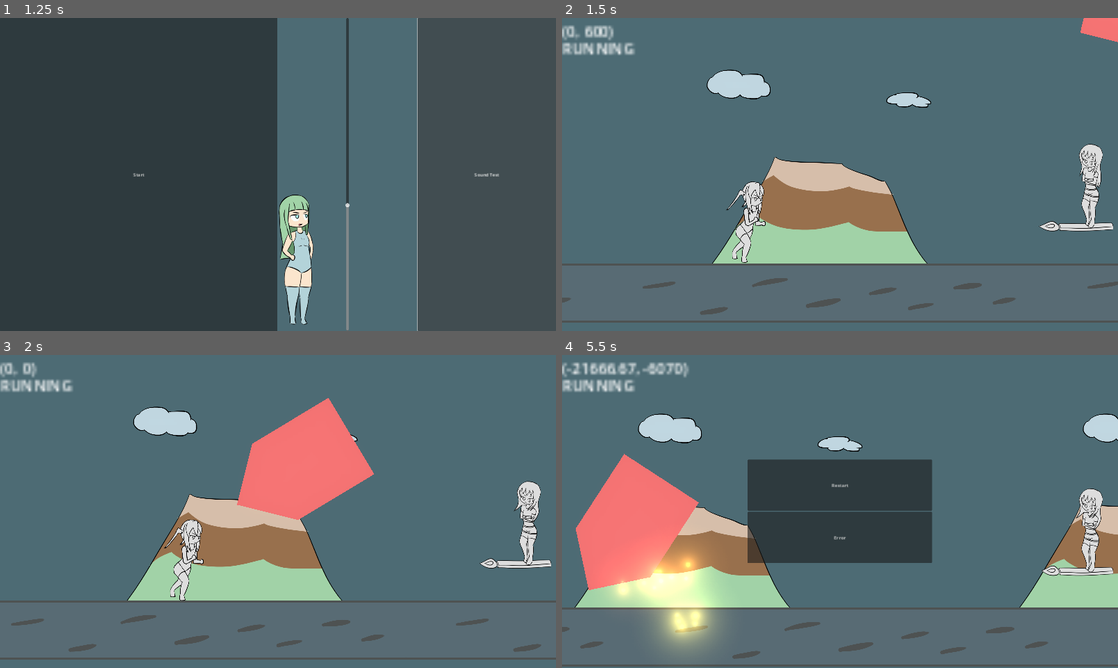
Above: before the commit, frames 1-4 (two rows, left to right).
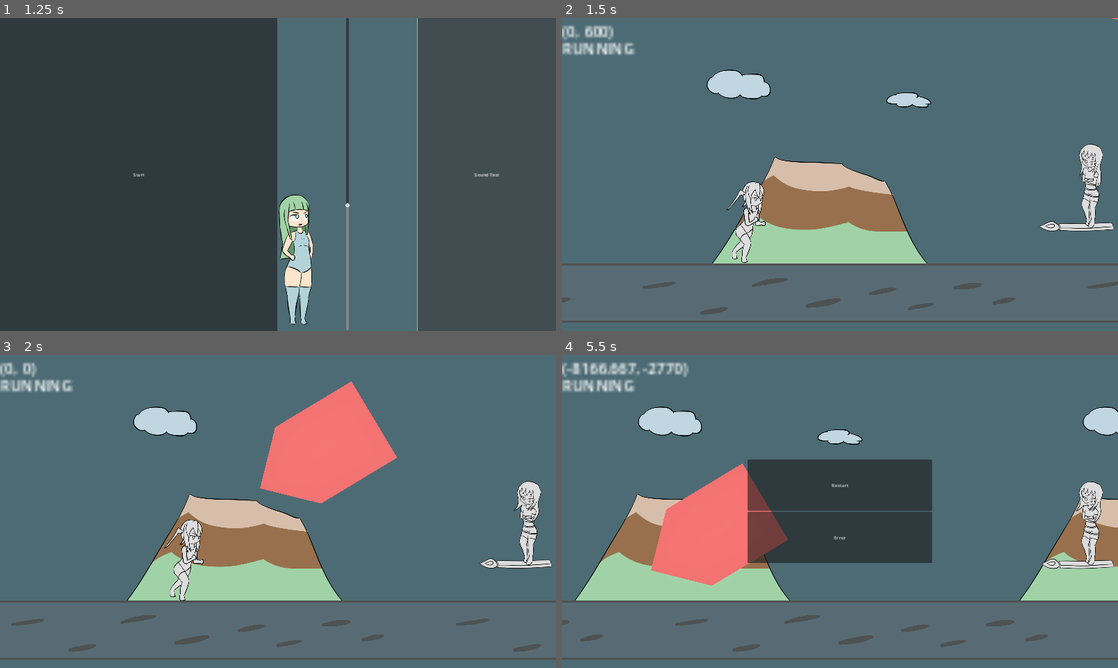
Above: after the commit, the same moments.

Repository: BeatMil/Animurun
Game: Godot game, scene res://scenes/main_menu.tscn
The game is run twice, just before and just after one commit, with the same random seed, the same clock (stepped at 60 frames per second) and the same inputs.
Inputs:
- Up to frame 1 (1.25 s): click "Sound Test" at 0.5 s
- Up to frame 2 (1.5 s): click "Start" at 1.25 s
- Up to frame 3 (2 s): no input
- Up to frame 4 (5.5 s): hold L (attack) 2.03-2.78 s; hold D (move_right) 2.03-3.5 s; tap Space (jump) at 2.27, 3.02 s; tap J (block) at 2.85 s; click "Restart" at 3.5 s; click "Restart" at 4.25 s; click "Restart" at 5 s

Frame 1 is identical in both runs. In frame 2, 0.4% of the frame differs, in the area x 93-100%, y 0-8%; in frame 3, 3.0%; in frame 4, 21%, in the area x 0-100%, y 2-100%.

Commit message:
Tank bomb now explose on hit chiichan

Diff:
--- a/nodes/tank_bomb.tscn
+++ b/nodes/tank_bomb.tscn
@@ -1,8 +1,38 @@
-[gd_scene load_steps=7 format=3 uid="uid://dld4r3a065u52"]
+[gd_scene load_steps=8 format=3 uid="uid://dld4r3a065u52"]
 
 [ext_resource type="Script" path="res://scripts/tank_bomb.gd" id="1_gg5uj"]
 [ext_resource type="AudioStream" uid="uid://c3ro5b1wtd6bi" path="res://media/sfx/missile01.wav" id="2_d8s5q"]
 [ext_resource type="AudioStream" uid="uid://bljh1srovcvs8" path="res://media/sfx/explosion16.wav" id="3_ftttx"]
+
+[sub_resource type="Animation" id="Animation_602ly"]
+resource_name = "explode"
+tracks/0/type = "audio"
+tracks/0/imported = false
+tracks/0/enabled = true
+tracks/0/path = NodePath("AnimationPlayer/AudioStreamPlayer")
+tracks/0/interp = 1
+tracks/0/loop_wrap = true
+tracks/0/keys = {
+"clips": [{
+"end_offset": 0.0,
+"start_offset": 0.0,
+"stream": ExtResource("3_ftttx")
+}],
+"times": PackedFloat32Array(0)
+}
+tracks/0/use_blend = true
+tracks/1/type = "value"
+tracks/1/imported = false
+tracks/1/enabled = true
+tracks/1/path = NodePath("Polygon2D:self_modulate")
+tracks/1/interp = 1
+tracks/1/loop_wrap = true
+tracks/1/keys = {
+"times": PackedFloat32Array(0, 0.1),
+"transitions": PackedFloat32Array(1, 1),
+"update": 0,
+"values": [Color(1, 1, 1, 1), Color(1, 1, 1, 0)]
+}
 
 [sub_resource type="Animation" id="Animation_l0i6w"]
 resource_name = "go"
@@ -22,26 +52,24 @@
 }
 tracks/0/use_blend = true
 
-[sub_resource type="Animation" id="Animation_602ly"]
-resource_name = "explode"
-tracks/0/type = "audio"
+[sub_resource type="Animation" id="Animation_0cn68"]
+length = 0.001
+tracks/0/type = "value"
 tracks/0/imported = false
 tracks/0/enabled = true
-tracks/0/path = NodePath("AnimationPlayer/AudioStreamPlayer")
+tracks/0/path = NodePath("Polygon2D:self_modulate")
 tracks/0/interp = 1
 tracks/0/loop_wrap = true
 tracks/0/keys = {
-"clips": [{
-"end_offset": 0.0,
-"start_offset": 0.0,
-"stream": ExtResource("3_ftttx")
-}],
-"times": PackedFloat32Array(0)
+"times": PackedFloat32Array(0),
+"transitions": PackedFloat32Array(1),
+"update": 0,
+"values": [Color(1, 1, 1, 1)]
 }
-tracks/0/use_blend = true
 
 [sub_resource type="AnimationLibrary" id="AnimationLibrary_pld70"]
 _data = {
+"RESET": SubResource("Animation_0cn68"),
 "explode": SubResource("Animation_602ly"),
 "go": SubResource("Animation_l0i6w")
 }
--- a/scenes/forest.tscn
+++ b/scenes/forest.tscn
@@ -1962,7 +1962,7 @@
 position = Vector2(1600, 704)
 
 [node name="TankSpawnPos" type="Marker2D" parent="Markers"]
-position = Vector2(2430, -319)
+position = Vector2(2529, -390)
 
 [node name="SpawnTimer" type="Timer" parent="."]
 wait_time = 0.5
--- a/scripts/tank_bomb.gd
+++ b/scripts/tank_bomb.gd
@@ -33,12 +33,14 @@
 	if body.is_in_group("chiichan"):
 		body.set_state(body.States.RUNNING) # chiichan can't parry this
 		body.push(Vector2(-9000, -1900))
+		apply_central_impulse(Vector2(1500, 0))
 
 	if body.is_in_group("ground"):
 		apply_central_impulse(Vector2(-1500, 0))
-		$"../CameraWrap/CameraPlayer".play("smol_shake")
-		$"AnimationPlayer".play("explode")
-		spawn_hit_spark()
+
+	$"../CameraWrap/CameraPlayer".play("smol_shake")
+	$"AnimationPlayer".play("explode")
+	spawn_hit_spark()
 
 
 func spawn_hit_spark() -> void:
